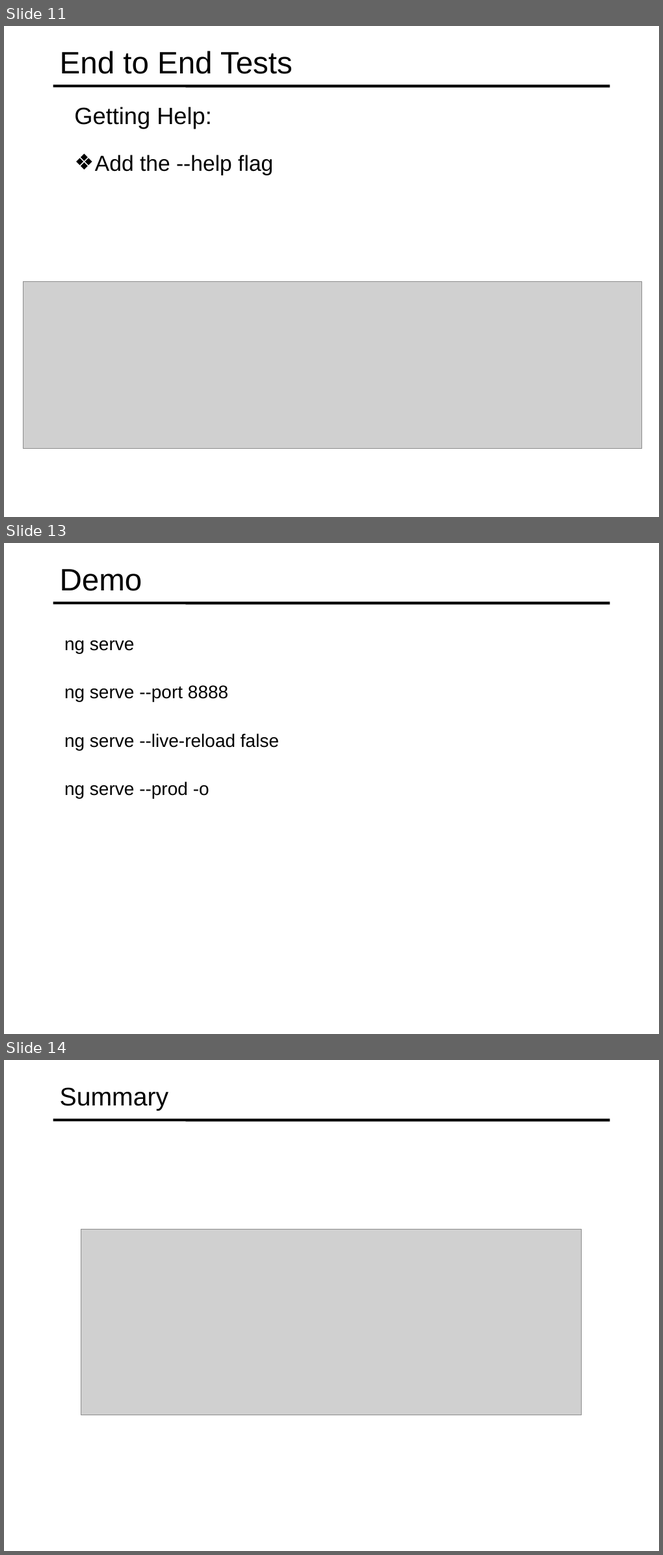
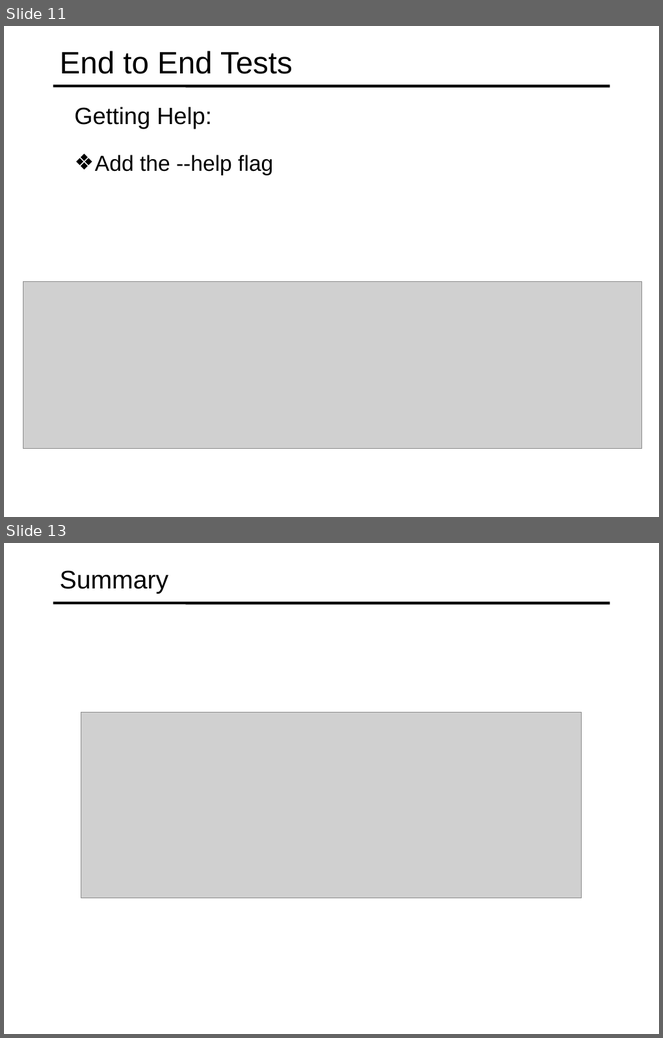
Before and after one commit to specter01wj/Jago_Link_Training, a slide deck: Angular/Angular7/Angular CLI/7.Running Unit and End to End Tests/L7_Running Unit and End to End Tests.ppt. Shown one above the other, each under a label of ours: slides 11, 13 and 14 before the commit, slides 11 and 13 after it; the slides between them are not shown. The pictures are 663x1555 and 663x1038 pixels, drawn with LibreOffice and Linux fonts; fonts in the diff are those of the drawing; grey boxes stand for pictures. Boxes give left, top, right and bottom in pixels: in the first picture for what was removed or moved away, otherwise in the second. Text is boxed around its words. In the diff, an @@ line names an element or a change of style, - is before the commit and + after.

```diff
--- a/Angular/Angular7/Angular CLI/7.Running Unit and End to End Tests/L7_Running Unit and End to End Tests.ppt
+++ b/Angular/Angular7/Angular CLI/7.Running Unit and End to End Tests/L7_Running Unit and End to End Tests.ppt
@@ slide 13 removed at bbox=[4, 543, 659, 1034], background #FFFFFF; not listed: 1 template element that a slide beside it also shows @@
@@ title removed at bbox=[60, 569, 142, 591] @@
-Demo
@@ text removed at bbox=[64, 641, 135, 653] @@
-  ng serve
@@ text removed at bbox=[64, 685, 228, 702] @@
-  ng serve --port 8888
@@ text removed at bbox=[64, 733, 279, 750] @@
-  ng serve --live-reload false
@@ text removed at bbox=[64, 782, 209, 799] @@
-  ng serve --prod -o
@@ what was slide 14 is now slide 13 @@
```
Also in this commit, not shown: 1 slide changed, 1 slide added, 1 other slide removed.
